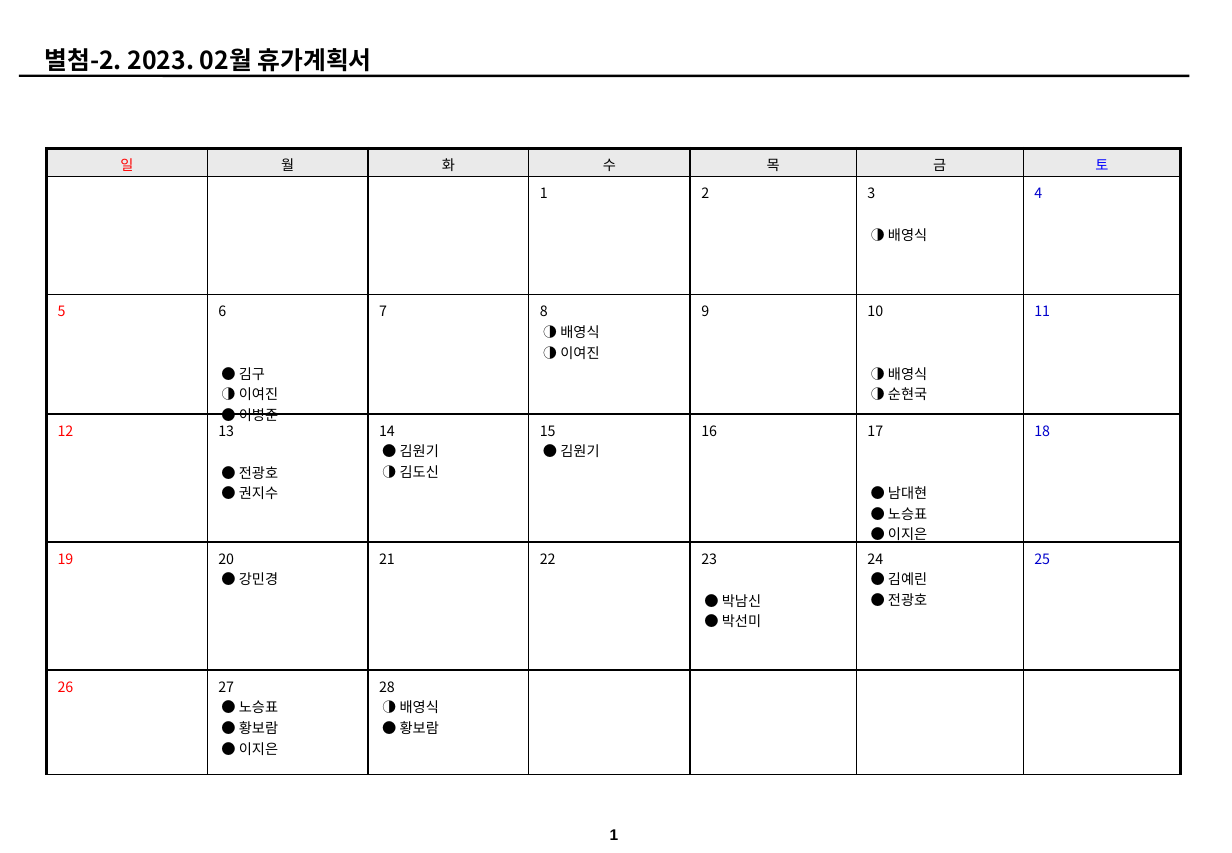
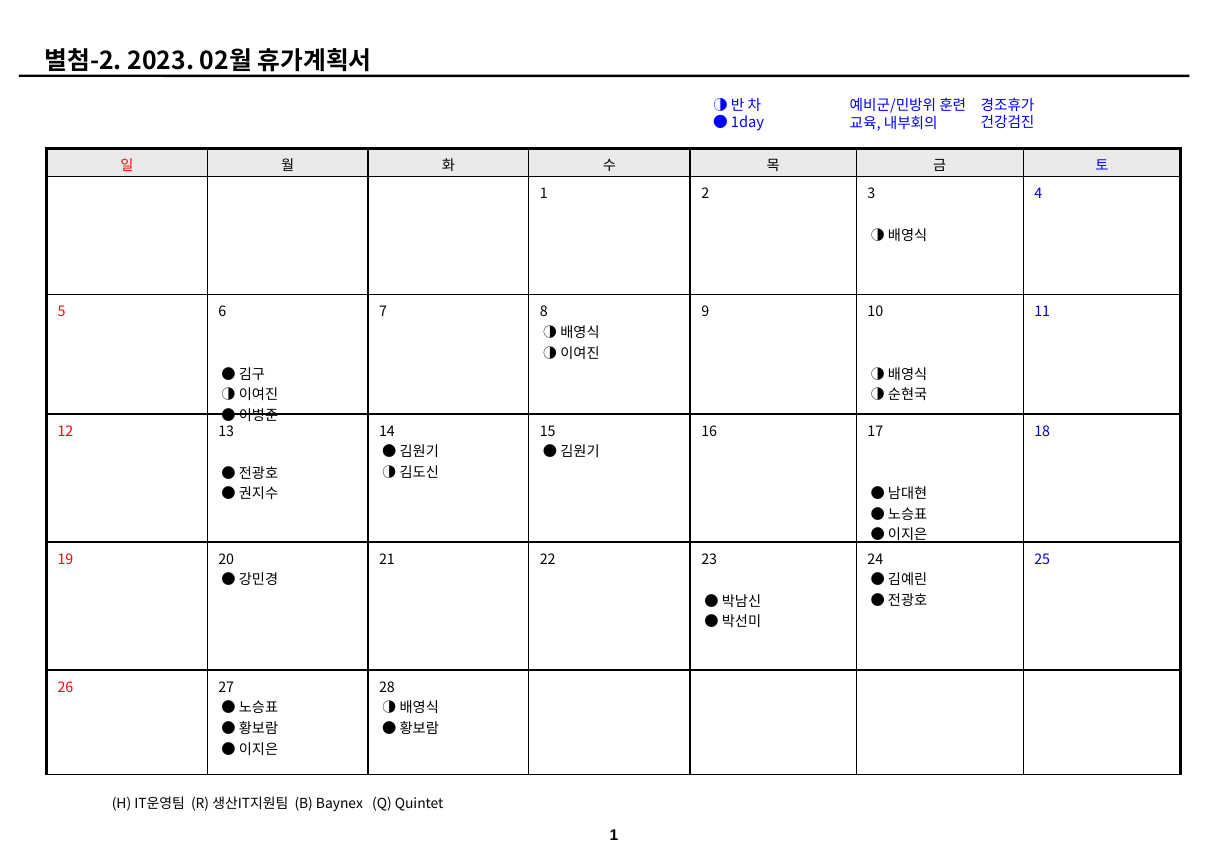
Before and after one commit to HywuLeeJiEun/RMS, a slide deck: slide 1 of src/main/webapp/WEB-INF/Files/2023-02/10.calendar02.pptx. Drawn at 1232x853 pixels with LibreOffice and Linux fonts; fonts in the diff are those of the drawing; background and template pictures are left out. Boxes give left, top, right and bottom in pixels: in the first picture for what was removed or moved away, otherwise in the second. Text is boxed around its words. In the diff, an @@ line names an element or a change of style, - is before the commit and + after.

```diff
--- a/src/main/webapp/WEB-INF/Files/2023-02/10.calendar02.pptx
+++ b/src/main/webapp/WEB-INF/Files/2023-02/10.calendar02.pptx
@@ text added at [731,98,764,131], 9.3 pt, text #0000FF @@
+◑ 반 차
+● 1day
@@ text added at [850,97,966,131], 9.3 pt, text #0000FF @@
+예비군/민방위 훈련
+교육, 내부회의
@@ text added at [981,97,1035,128], 9.3 pt, text #0000FF @@
+경조휴가
+건강검진
@@ text added at [112,796,444,812], 8.8 pt, text #000000 @@
+(H) IT운영팀 (R) 생산IT지원팀 (B) Baynex (Q) Quintet
```
Also in this commit, not shown: 26 other files.
